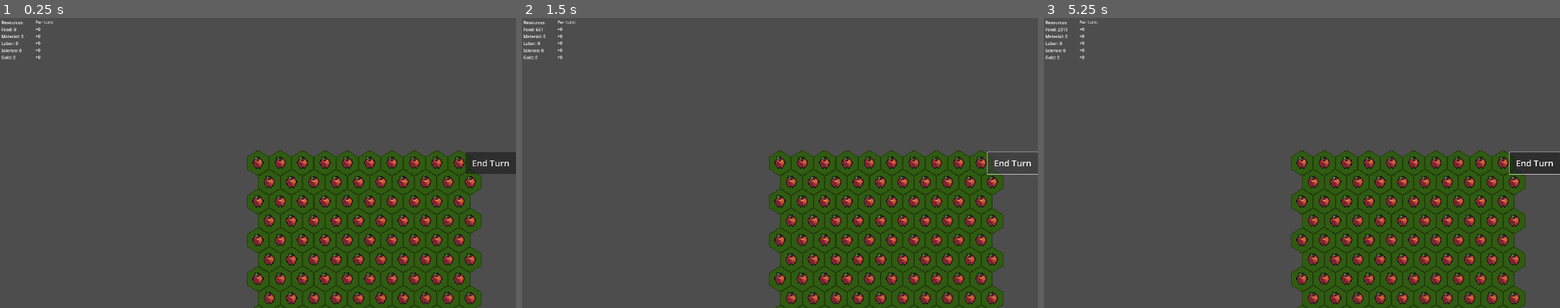
Above: before the commit, frames 1-3 (left to right).
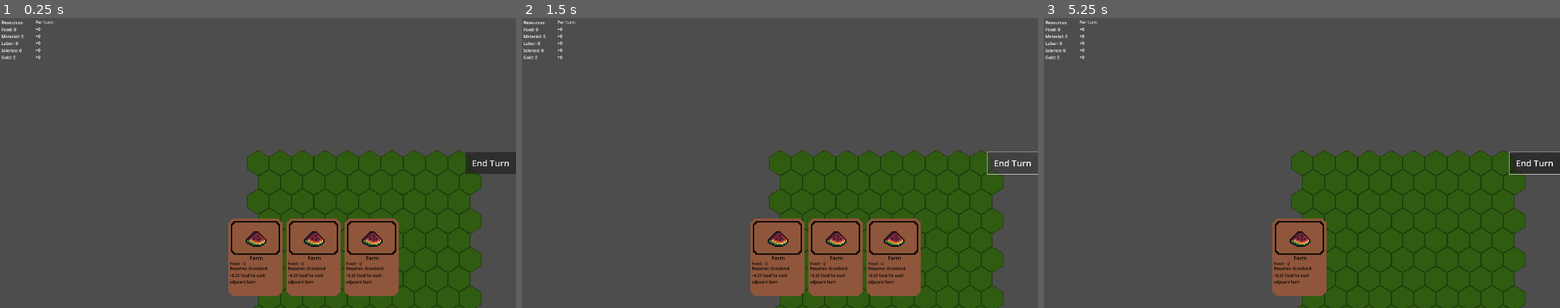
Above: after the commit, the same moments.

Repository: peytondwilliams/hexdeck
Game: Godot game, scene res://nodes/core/game_manager.tscn
Same seed, same stepped clock (60 frames per second), same inputs: the game is played once before the commit and once after it. Before the commit the project has no main scene; this scene is started directly in both runs.
Inputs (mouse positions are in pixels of both pictures, inside the frame that each line leads up to):
- Up to frame 1 (0.25 s): no input
- Up to frame 2 (1.5 s): click "End Turn" at 0.5 s; click "End Turn" at 1.25 s
- Up to frame 3 (5.25 s): click "End Turn" at 2 s; tap Enter at 2.75, 4.25 s; move the mouse to (1415, 148) at 2.77 s; press the mouse at (1415, 148) at 2.78 s; tap Space at 3.5, 5 s; move the mouse to (1198, 177) at 3.52 s; release the mouse at (1198, 177) at 3.53 s; click (1198, 177) at 3.6 s; move the mouse to (1353, 99) at 4.27 s; press the mouse at (1353, 99) at 4.28 s; move the mouse to (1276, 221) at 5.02 s; release the mouse at (1276, 221) at 5.03 s; click (1276, 221) at 5.1 s

The runs differ from the first frame. In frame 1, 12% of the frame differs, in the area x 44-93%, y 47-99%; in frame 2, 12%, in the area x 2-93%, y 3-99%; in frame 3, 7.8%.

Commit message:
card placement prototype

Diff:
--- /dev/null
+++ b/nodes/cards/farm_card.gd
@@ -0,0 +1,12 @@
+extends "res://nodes/core/card.gd"
+
+@onready var improv_pre = preload("res://nodes/improvements/farm_improv.tscn")
+
+# Called when the node enters the scene tree for the first time.
+func _ready():
+	pass # Replace with function body.
+
+
+# Called every frame. 'delta' is the elapsed time since the previous frame.
+func _process(delta):
+	pass
--- /dev/null
+++ b/nodes/cards/farm_card.tscn
@@ -0,0 +1,7 @@
+[gd_scene load_steps=3 format=3 uid="uid://cp5orw3p1ilbq"]
+
+[ext_resource type="PackedScene" uid="uid://c43ld7bem4vbq" path="res://nodes/core/card.tscn" id="1_gpv0x"]
+[ext_resource type="Script" path="res://nodes/cards/farm_card.gd" id="2_7d4yy"]
+
+[node name="farm_card" instance=ExtResource("1_gpv0x")]
+script = ExtResource("2_7d4yy")
--- /dev/null
+++ b/nodes/core/card.gd
@@ -0,0 +1,11 @@
+extends Node2D
+
+
+# Called when the node enters the scene tree for the first time.
+func _ready():
+	pass # Replace with function body.
+
+
+# Called every frame. 'delta' is the elapsed time since the previous frame.
+func _process(delta):
+	pass
--- a/nodes/core/card.tscn
+++ b/nodes/core/card.tscn
@@ -1,9 +1,14 @@
-[gd_scene load_steps=3 format=3 uid="uid://c43ld7bem4vbq"]
+[gd_scene load_steps=5 format=3 uid="uid://c43ld7bem4vbq"]
 
+[ext_resource type="Script" path="res://nodes/core/card.gd" id="1_cyjoc"]
 [ext_resource type="Texture2D" uid="uid://hcf8x5cocsc8" path="res://assets/visual/card.png" id="1_kph5y"]
 [ext_resource type="Texture2D" uid="uid://dlm2s8stq1jto" path="res://assets/visual/mystics_rpg_icon_pack/Other_12.png" id="2_2y37n"]
 
+[sub_resource type="RectangleShape2D" id="RectangleShape2D_7kyt2"]
+size = Vector2(169, 241)
+
 [node name="Card" type="Node2D"]
+script = ExtResource("1_cyjoc")
 
 [node name="Sprite2D" type="Sprite2D" parent="."]
 scale = Vector2(4, 4)
@@ -63,3 +68,9 @@
 theme_override_font_sizes/font_size = 12
 text = "+0.25 food for each adjacent farm"
 autowrap_mode = 2
+
+[node name="Area2D" type="Area2D" parent="." groups=["card"]]
+
+[node name="CollisionShape2D" type="CollisionShape2D" parent="Area2D"]
+position = Vector2(-0.5, 0.5)
+shape = SubResource("RectangleShape2D_7kyt2")
--- /dev/null
+++ b/nodes/core/card_hand.gd
@@ -0,0 +1,44 @@
+extends Node2D
+
+@onready var farm_card = preload("res://nodes/cards/farm_card.tscn")
+
+var cards = []
+# Called when the node enters the scene tree for the first time.
+func _ready():
+	add_card("")
+	add_card("")
+	add_card("")
+
+
+func add_card(card_name):
+	var card = farm_card.instantiate()
+	add_child(card)
+	cards.append(card)
+	card.position = Vector2.ZERO + Vector2(180, 0) * (cards.size() - 1)
+
+
+func organize_hand():
+	for i in range(0, cards.size()):
+		var card = cards[i]
+		card.position = Vector2.ZERO + Vector2(180, 0) * i
+
+func remove_card(card: Node2D):
+	for i in range(0, cards.size()):
+		if cards[i] == card:
+			cards.remove_at(i)
+			remove_child(card)
+			card.queue_free()
+			organize_hand()
+			return
+	print("card not found")
+
+func clear_hand():
+	for i in range(cards.size() - 1, -1, -1):
+		remove_child(cards[i])
+		cards[i].queue_free()
+	cards = []
+
+
+# Called every frame. 'delta' is the elapsed time since the previous frame.
+func _process(delta):
+	pass
--- a/nodes/core/card_hand.tscn
+++ b/nodes/core/card_hand.tscn
@@ -1,3 +1,6 @@
-[gd_scene format=3 uid="uid://dyi6467smul80"]
+[gd_scene load_steps=2 format=3 uid="uid://dyi6467smul80"]
+
+[ext_resource type="Script" path="res://nodes/core/card_hand.gd" id="1_f62bx"]
 
 [node name="CardHand" type="Node2D"]
+script = ExtResource("1_f62bx")
--- a/nodes/core/game_manager.gd
+++ b/nodes/core/game_manager.gd
@@ -1,8 +1,12 @@
-extends Node
+extends Node2D
 
 @onready var gb = Global
 
 @onready var stats_label : Label = $UI/Control/StatsLabel
+@onready var stats_pt_label : Label = $UI/Control/StatsPTLabel
+
+var hold_improv = null
+var hold_card = null
 
 # Called when the node enters the scene tree for the first time.
 func _ready():
@@ -13,8 +17,52 @@
 func _process(delta):
 	pass
 
+func _physics_process(delta):
+	if Input.is_action_pressed("action_click"):
+		if not hold_improv:
+			var space_state = get_world_2d().direct_space_state
+			var query = PhysicsPointQueryParameters2D.new()
+			query.position = get_global_mouse_position()
+			query.collide_with_areas = true
+			query.collide_with_bodies = false
+			var result = space_state.intersect_point(query)
+
+			for collider in result:
+				if collider.collider.is_in_group("card"):
+					hold_card = collider.collider.get_parent()
+					hold_improv = hold_card.improv_pre.instantiate()
+					add_child(hold_improv)
+
+					hold_improv.position = gb.cube_to_real_coords(gb.real_to_cube_coords(get_global_mouse_position()))
+					break
+
+
+		else:
+			hold_improv.position = gb.cube_to_real_coords(gb.real_to_cube_coords(get_global_mouse_position()))
+
+	elif Input.is_action_just_released("action_click"):
+		if hold_improv:
+			place_improv()
+			$CardHand.remove_card(hold_card)
+			hold_improv = null
+			hold_card = null
+
+
+func place_improv():
+	var place_loc = gb.generate_hex_key(gb.real_to_cube_coords(get_global_mouse_position()))
+	print(place_loc)
+	if gb.grid.has(place_loc) and gb.grid[place_loc].improvement == null:
+		remove_child(hold_improv)
+		gb.grid[place_loc].add_improv(hold_improv)
+	else:
+		hold_improv.queue_free()
+
+
 func calc_turn():
 	var stats = $HexGrid.calculate()
+
+	gb.resources_pt = stats
+	print(stats)
 
 	for key in gb.resources.keys():
 		#gb.resources[key] += gb.resources_pt[key]
@@ -31,6 +79,17 @@
 						gb.resources["science"],
 						gb.resources["gold"]]
 
+	stats_pt_label.text =  "Per turn:
+						+%d
+						+%d
+						+%d
+						+%d
+						+%d" % [gb.resources_pt["food"],
+						gb.resources_pt["material"],
+						gb.resources_pt["labor"],
+						gb.resources_pt["science"],
+						gb.resources_pt["gold"]]
+
 
 func _on_end_turn_button_pressed():
 	calc_turn()
--- a/nodes/core/game_manager.tscn
+++ b/nodes/core/game_manager.tscn
@@ -1,12 +1,17 @@
-[gd_scene load_steps=3 format=3 uid="uid://dggg7rt0rge4l"]
+[gd_scene load_steps=4 format=3 uid="uid://dggg7rt0rge4l"]
 
 [ext_resource type="Script" path="res://nodes/core/game_manager.gd" id="1_buvqq"]
 [ext_resource type="PackedScene" uid="uid://dgrs0552kqbw4" path="res://nodes/core/hex_grid.tscn" id="2_fmrg8"]
+[ext_resource type="PackedScene" uid="uid://dyi6467smul80" path="res://nodes/core/card_hand.tscn" id="3_dycs4"]
 
-[node name="GameManager" type="Node"]
+[node name="GameManager" type="Node2D"]
 script = ExtResource("1_buvqq")
 
 [node name="HexGrid" parent="." instance=ExtResource("2_fmrg8")]
+
+[node name="CardHand" parent="." instance=ExtResource("3_dycs4")]
+position = Vector2(-3, 117)
+scale = Vector2(0.4, 0.4)
 
 [node name="Camera2D" type="Camera2D" parent="."]
 zoom = Vector2(3, 3)
--- a/nodes/core/hex.gd
+++ b/nodes/core/hex.gd
@@ -34,6 +34,7 @@
 		improvement.queue_free()
 	improvement = new_improv
 	add_child(improvement)
+	improvement.position = Vector2.ZERO
 	improvement.init(coords)
 
 func calculate():
--- a/nodes/core/hex_grid.gd
+++ b/nodes/core/hex_grid.gd
@@ -41,7 +41,7 @@
 			hex.coords = curr_coords
 			hex.position = Global.cube_to_real_coords(curr_coords)
 
-			hex.add_improv(farms.instantiate())
+			#hex.add_improv(farms.instantiate())
 
 			hex_grid[Global.generate_hex_key(curr_coords)] = hex
 
--- a/project.godot
+++ b/project.godot
@@ -11,6 +11,7 @@
 [application]
 
 config/name="HexDeck"
+run/main_scene="res://nodes/core/game_manager.tscn"
 config/features=PackedStringArray("4.1", "Forward Plus")
 config/icon="res://icon.svg"
 
